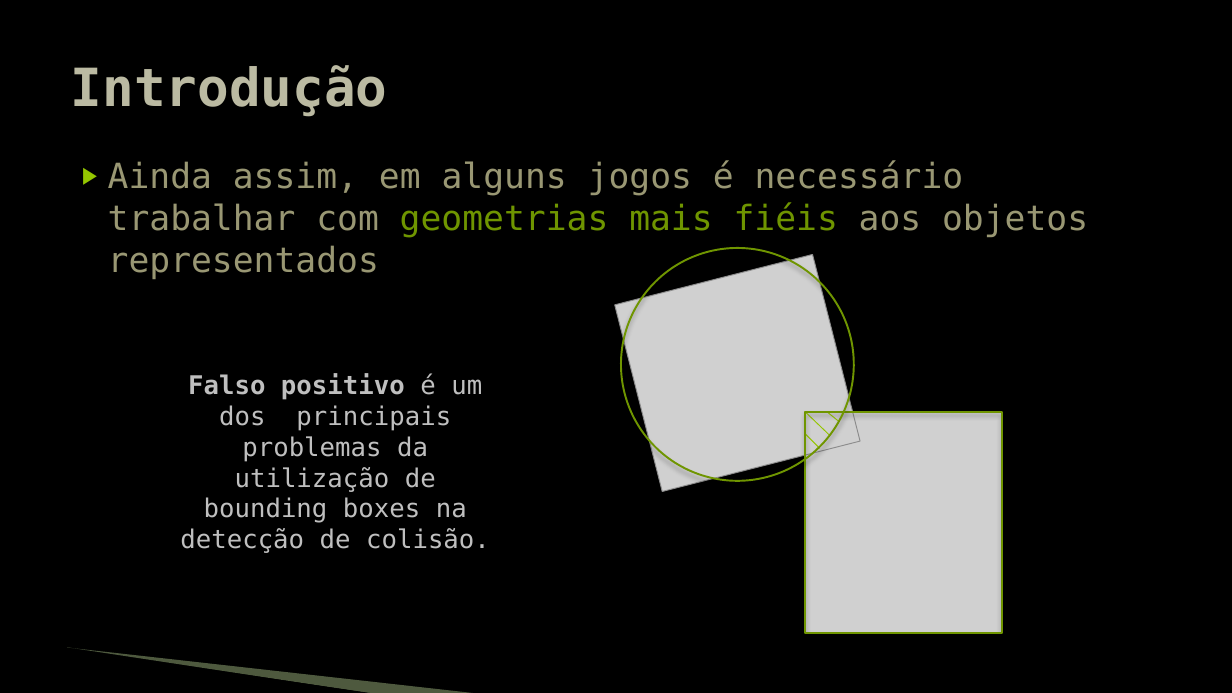
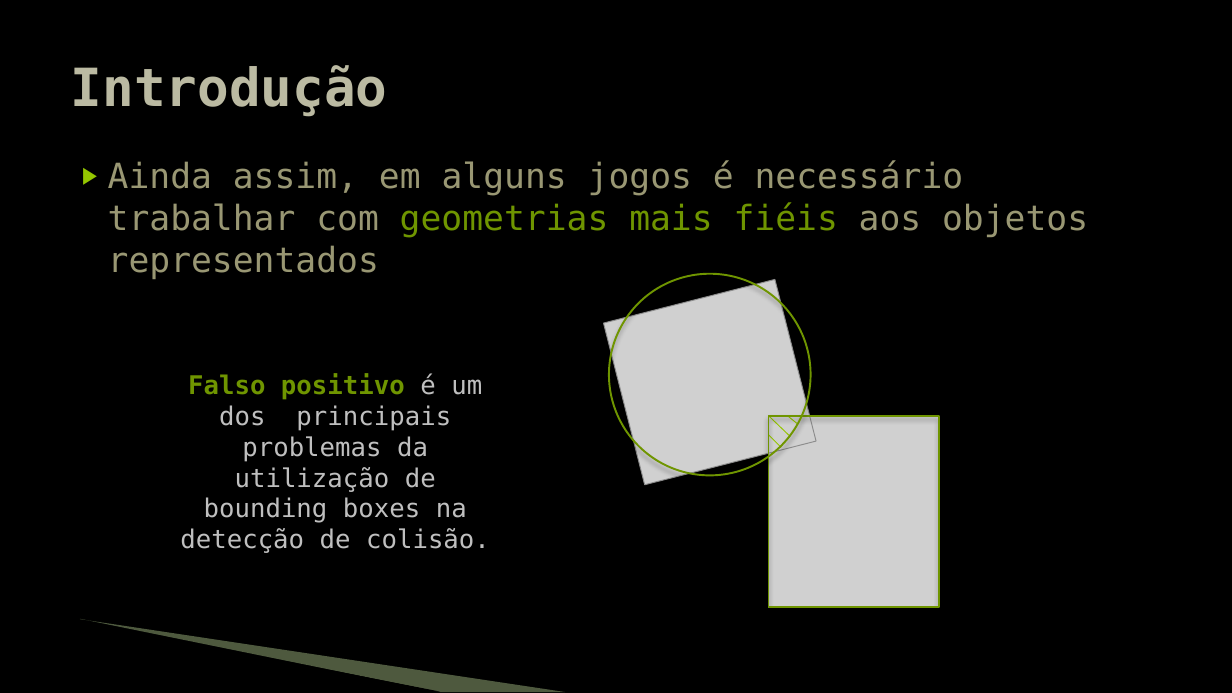
Before and after one commit to JudsonSS/Jogos, a slide deck: slide 4 of Slides/23. Colisão Avançada.pptx. Drawn at 1232x693 pixels with LibreOffice and Linux fonts; fonts in the diff are those of the drawing; grey boxes stand for pictures; background and template pictures are left out. Boxes give left, top, right and bottom in pixels: in the first picture for what was removed or moved away, otherwise in the second. Text is boxed around its words. In the diff, an @@ line names an element or a change of style, - is before the commit and + after.

```diff
--- a/Slides/23. Colisão Avançada.pptx
+++ b/Slides/23. Colisão Avançada.pptx
@@ ellipse: place and size @@
-ellipse at box(596, 223, 879, 506)
+ellipse at box(587, 252, 832, 497)
@@ picture: place and size @@
-picture at box(615, 255, 860, 491)
+picture at box(604, 279, 816, 485)
@@ text "Falso positivo é um dos ..." at box(180, 374, 490, 553): text colour #BFBFBF to #6F9400 in "Falso positivo" @@
@@ picture: place and size @@
-picture at box(805, 412, 1002, 634)
+picture at box(769, 416, 939, 608)
@@ line moved from (805, 412) - (831, 436) to (769, 416) - (790, 436) @@
@@ rectangle: place and size @@
-rectangle at box(805, 412, 1002, 634)
+rectangle at box(769, 416, 939, 608)
@@ line moved from (827, 412) - (839, 421) to (787, 416) - (799, 424) @@
@@ line moved from (805, 433) - (820, 448) to (769, 434) - (781, 447) @@
@@ freeform shape: place and size @@
-freeform shape at box(66, 649, 374, 693)
+freeform shape at box(78, 621, 440, 692)
@@ freeform shape: place and size @@
-freeform shape at box(67, 648, 481, 693)
+freeform shape at box(80, 619, 566, 692)
```
Also in this commit, not shown: 11 other slides changed.
